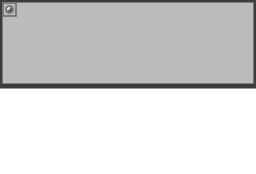
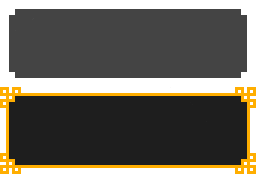
Layer changes from the first 256px x 174px image to the second:
renamed "Background copy" to "圖層 1", painted on it over [0, 0, 256, 174]
